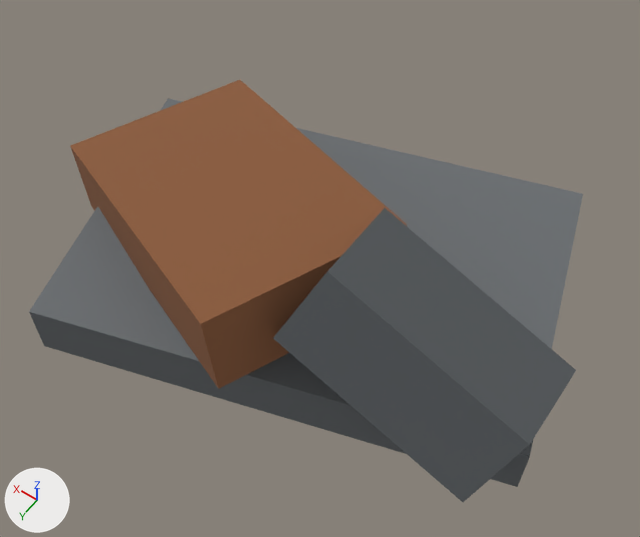
One commit to the glTF model assets/models/tool_scrap.glb: the scene before it, then after it.
Rendered twice from a 50 mm lens placed at (-0.0821, 0.1153, 0.1888), pointed at (-0.0049, 0.0071, 0.0188). Lighting does not change. The marker at lower left points along +X, +Y and +Z. The picture after the commit comes second. Vertices at exactly the same position are counted once.

Objects in the first picture: 'Scrap'.
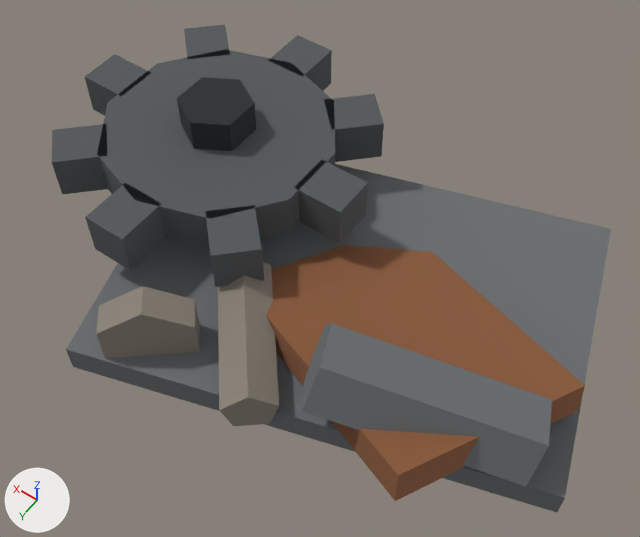
Location of each change, (x1, y1, x2, y2) in pixels of the pictures (640 x 537 px; the box of a moved part takes in the faces that stretch with it):
'Scrap', reshaped (15% taller)
    before: (29, 80, 583, 502)
    after: (52, 25, 611, 512)
part 1 of me_scrap, moved or reshaped
    before: (29, 98, 583, 487)
    after: (66, 164, 611, 512)
part 2 of me_scrap, added
    after: (85, 54, 150, 116)
part 3 of me_scrap, added
    after: (97, 50, 335, 249)
part 4 of me_scrap, added
    after: (85, 184, 165, 271)
part 5 of me_scrap, added
    after: (294, 160, 368, 244)
part 6 of me_scrap, added
    after: (268, 35, 332, 91)
part 7 of me_scrap, added
    after: (177, 77, 256, 151)
part 8 of me_scrap, rebuilt (16% narrower, 44% shorter)
    before: (273, 208, 576, 502)
    after: (297, 323, 552, 486)
part 9 of me_scrap, cut back
    before: (70, 80, 407, 389)
    after: (52, 25, 585, 501)

What changed in the scene script:
```text
Change me_scrap:
    used by ob_scrap; location = (0.0, 0.0, 0.0)
    remove me_scrap.from_pydata(...)  # 28 vertices, 44 faces; spans x -0.0696..0.0691, y -0.0559..0.0559, z 0.0005..0.0552
    add me_scrap.from_pydata(...)  # 146 vertices, 232 faces; spans x -0.0791..0.083, y -0.0559..0.0559, z -0.0025..0.037
    me_scrap part 1: the loose piece of 8 vertices spanning x -0.0691..0.0691, y -0.0559..0.0559, z 0.0005..0.0155 is scaled about its middle by (1, 1, 0.533), then moved by (-0.01, 0.0, -0.004)
    me_scrap part 2: a new loose piece, a box spanning x 0.069..0.083, y -0.016..-0.004, z 0.016..0.028, in mat_mat_flat_lit
    me_scrap part 3: a new loose piece, a 10-sided cylinder along z spanning x 0.0096..0.0704, y -0.042..0.022, z 0.016..0.028, in mat_mat_flat_lit
    me_scrap part 4: a new loose piece, a box spanning x 0.034..0.046, y 0.019..0.033, z 0.016..0.028, in mat_mat_flat_lit
    me_scrap part 5: a new loose piece, a box spanning x -0.003..0.011, y -0.016..-0.004, z 0.016..0.028, in mat_mat_flat_lit
    me_scrap part 6: a new loose piece, a box spanning x 0.034..0.046, y -0.053..-0.039, z 0.016..0.028, in mat_mat_flat_lit
    me_scrap part 7: a new loose piece, a 6-sided cylinder along z spanning x 0.0313..0.0487, y -0.02..0.0, z 0.023..0.037, in mat_mat_flat_lit
    me_scrap part 8: the loose piece of 12 vertices spanning x -0.0696..-0.0104, y 0.0..0.04, z 0.0048..0.0552 is rebuilt with 12 vertices and now spans x -0.0717..-0.0183, y 0.0055..0.0445, z 0.0041..0.0359
    me_scrap part 9
    8 vertices are removed from x -0.0277..0.0677, y -0.0291..0.0491, z 0.0073..0.0427
    12 faces are deleted
    46 vertices are added at x -0.0724..0.0746, y -0.0446..0.0523, z -0.0025..0.0265
    16 new vertices lie (0.0, 0.0, 0.012) away from vertices in x 0.0054..0.0746, y -0.0446..0.0246, z 0.016
    96 new faces join them
```
